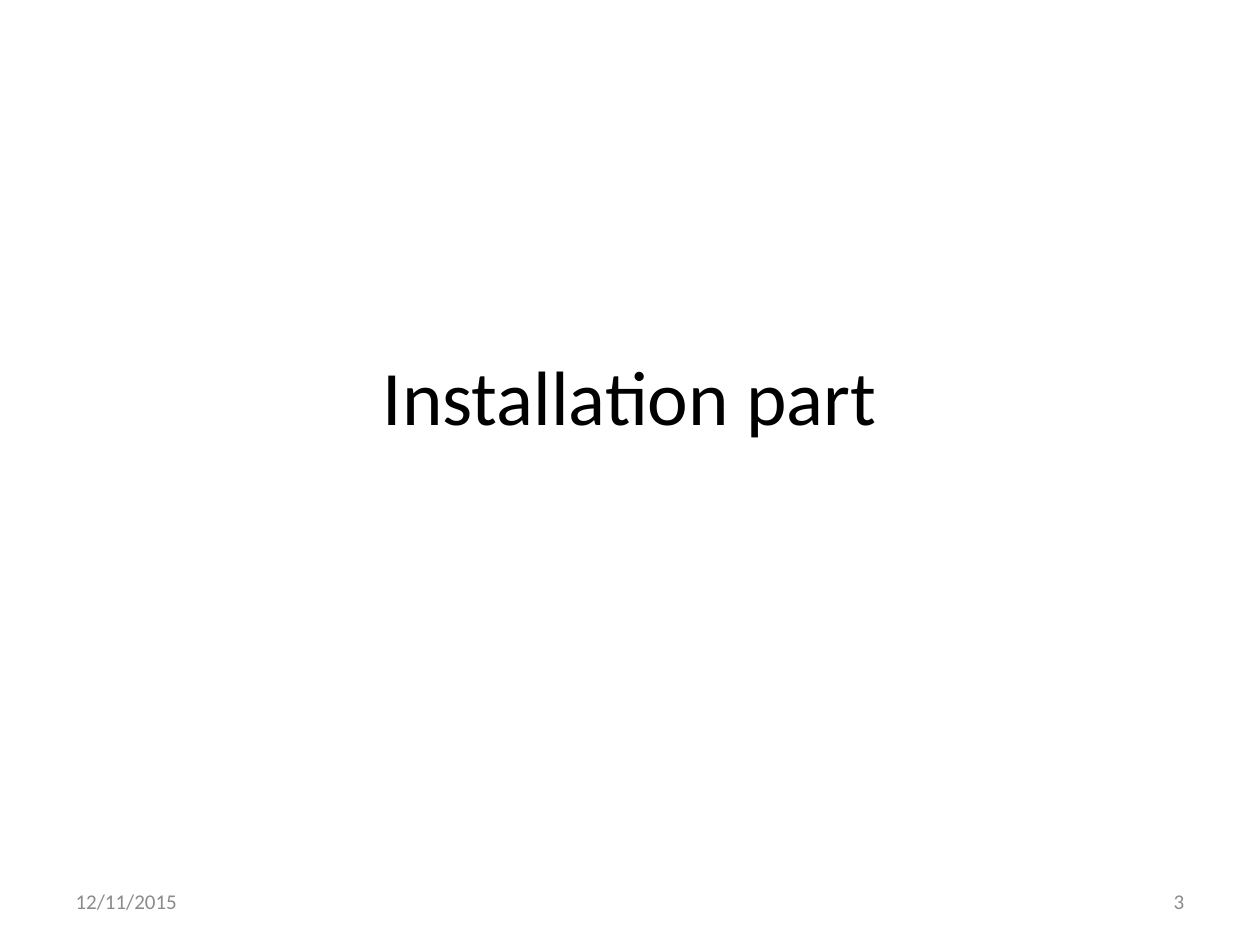
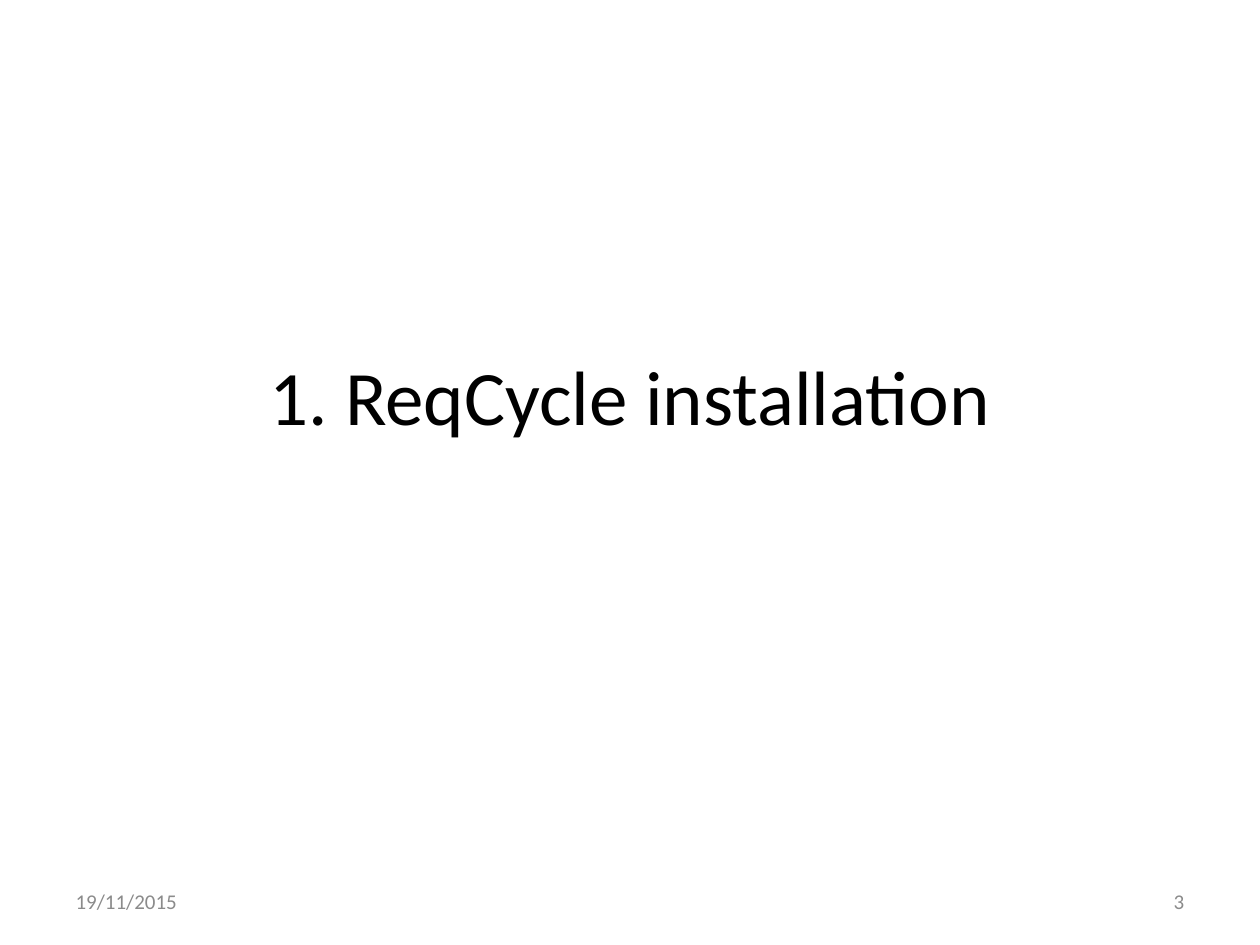
Before and after one commit to openETCS/toolchain, a slide deck: slide 3 of T7.3/TraceabilityArchitecture/reqCycleUse/ReqCyclePossibleUseForArchitectureVerification-V2.pptx. Drawn at 1260x945 pixels with LibreOffice and Linux fonts; fonts in the diff are those of the drawing. Boxes give left, top, right and bottom in pixels: in the first picture for what was removed or moved away, otherwise in the second. Text is boxed around its words. In the diff, an @@ line names an element or a change of style, - is before the commit and + after.

Commit message:
updated ReqCycle in use presentation after first remarks from Jan

```diff
--- a/T7.3/TraceabilityArchitecture/reqCycleUse/ReqCyclePossibleUseForArchitectureVerification-V2.pptx
+++ b/T7.3/TraceabilityArchitecture/reqCycleUse/ReqCyclePossibleUseForArchitectureVerification-V2.pptx
@@ title at (269, 371, 989, 438): text changed @@
-Installation part
+1. ReqCycle installation
@@ text at (76, 894, 177, 910): text changed @@
-12/11/2015
+19/11/2015
```
Also in this commit, not shown: 31 other slides changed, 2 other files.
